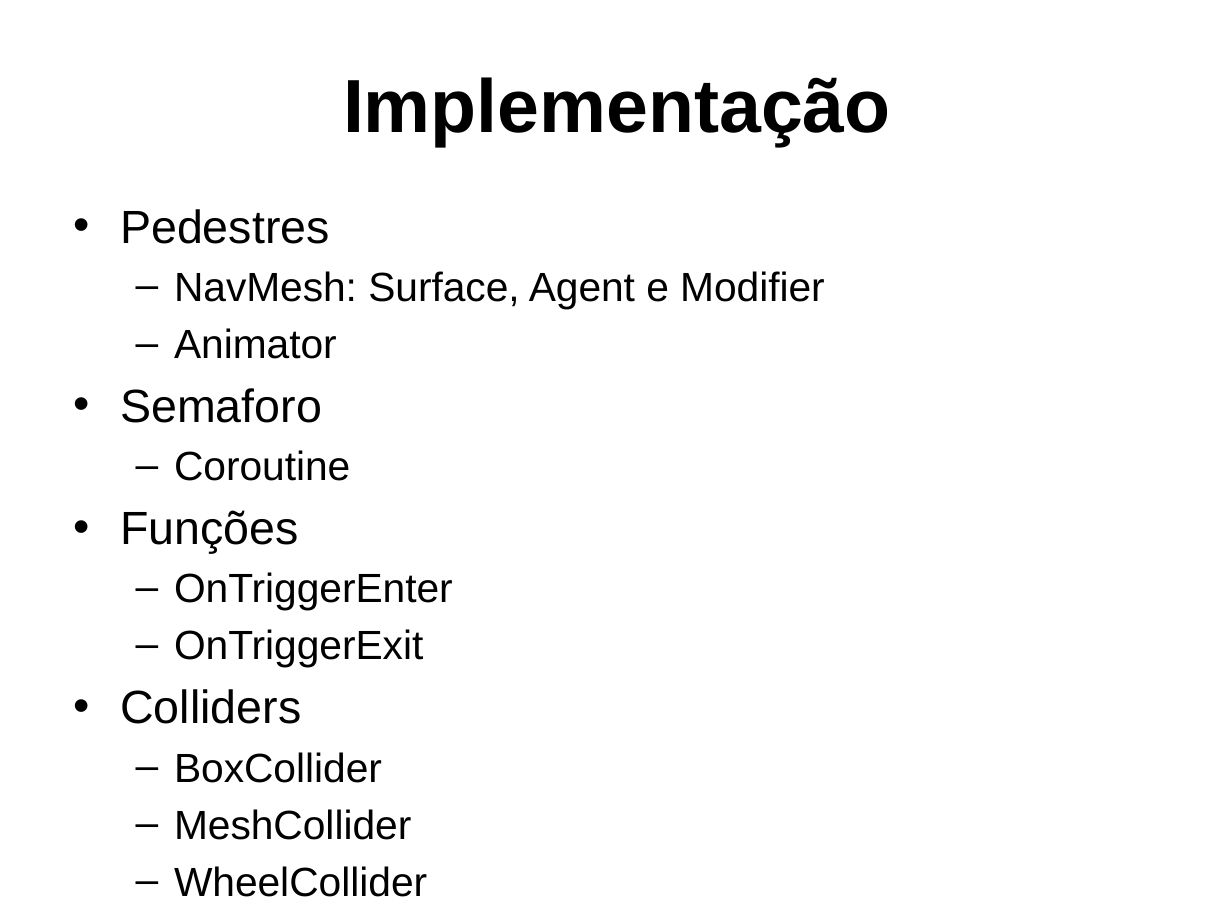
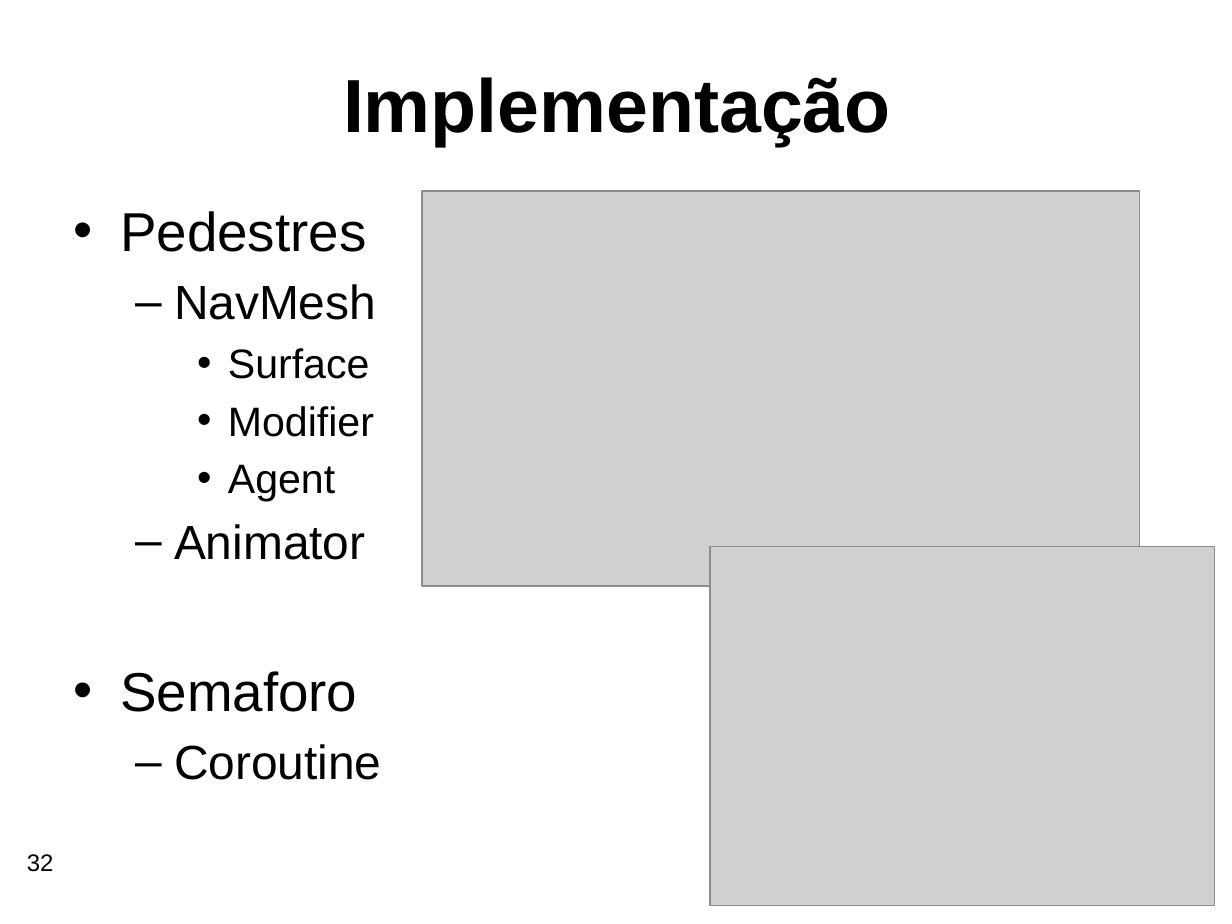
Before and after one commit to gustavobruder/furb-bcc-tcc-2026, a slide deck: slide 32 of Documentos/Apresentacao-TCC-BCC-GustavoBaroniBruder.pptx (slide 21 before the commit). Drawn at 1232x924 pixels with LibreOffice and Linux fonts; fonts in the diff are those of the drawing; grey boxes stand for pictures; background and template pictures are left out. Boxes give left, top, right and bottom in pixels: in the first picture for what was removed or moved away, otherwise in the second. Text is boxed around its words. In the diff, an @@ line names an element or a change of style, - is before the commit and + after.

```diff
--- a/Documentos/Apresentacao-TCC-BCC-GustavoBaroniBruder.pptx
+++ b/Documentos/Apresentacao-TCC-BCC-GustavoBaroniBruder.pptx
@@ picture added at [423,191,1141,586] @@
@@ text at [120,211,382,780]: size 27.2 to 32 pt in "Pedestres", "Semaforo"; size 23.8 to 28 pt in "Animator", "Coroutine" @@
@@ text at [174,284,376,501]: text changed; size 23.8 to 24 pt @@
-  – NavMesh: Surface, Agent e Modifier
+  – NavMesh
+    • Surface
+    • Modifier
+    • Agent
@@ text at [120,510,453,840]: paragraphs removed @@
-• Funções
-  – OnTriggerEnter
-  – OnTriggerExit
-• Colliders
-  – BoxCollider
-  – MeshCollider
-  – WheelCollider
@@ picture added at [710,547,1215,906] @@
@@ page number added at [27,854,54,872], 14 pt, text #000000 @@
+32
```
Also in this commit, not shown: 27 other slides changed, 16 slides added, 3 slides removed, 1 other file.
